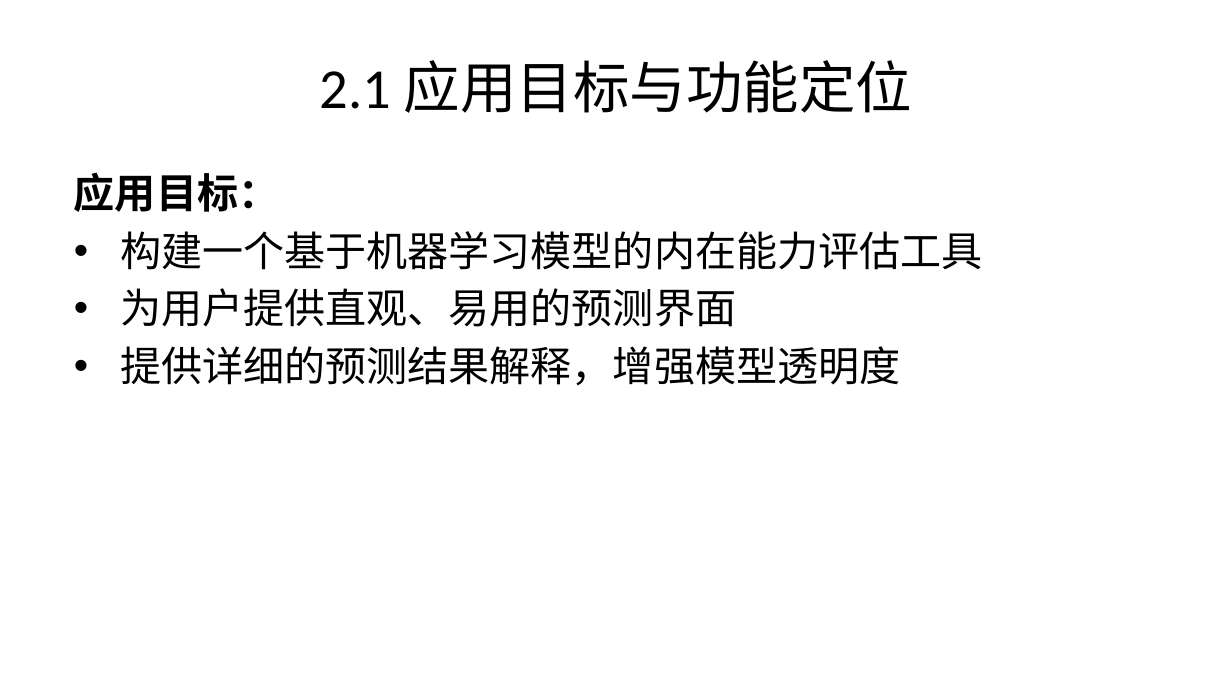
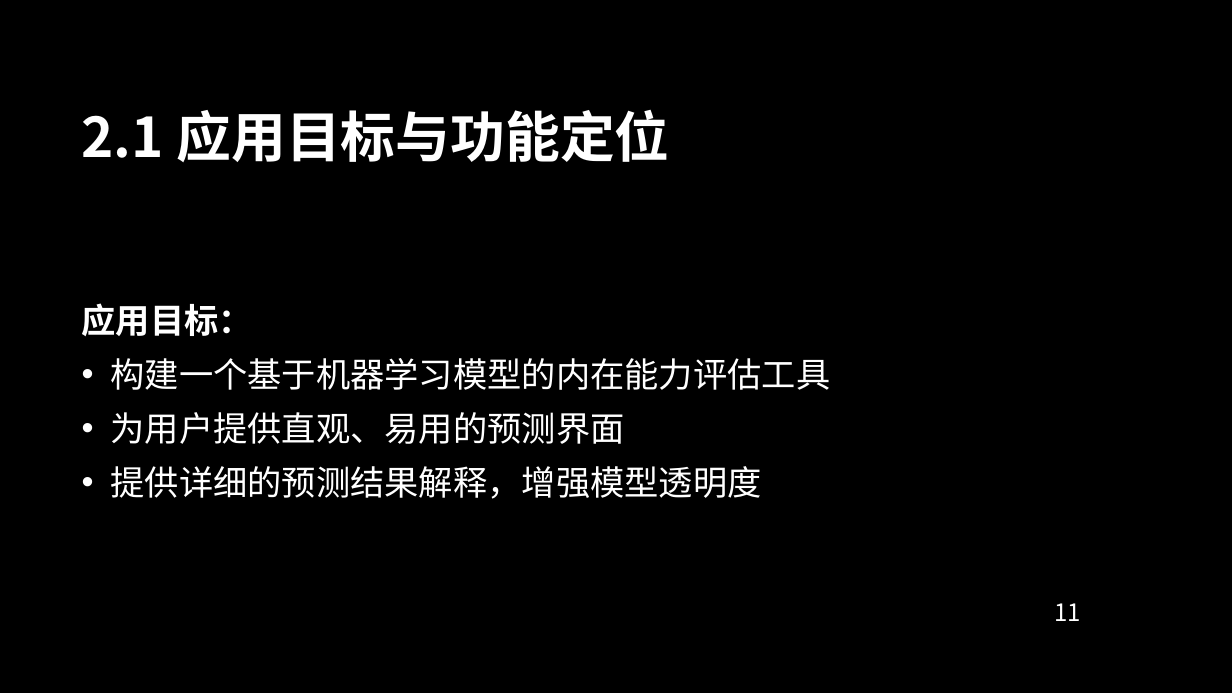
Before and after one commit to Kiriny1999/analysis-ic-model, a slide deck: slide 11 of shiny_app_documentation.pptx. Drawn at 1232x693 pixels with LibreOffice and Linux fonts; fonts in the diff are those of the drawing; background and template pictures are left out. Boxes give left, top, right and bottom in pixels: in the first picture for what was removed or moved away, otherwise in the second. Text is boxed around its words. In the diff, an @@ line names an element or a change of style, - is before the commit and + after.

```diff
--- a/shiny_app_documentation.pptx
+++ b/shiny_app_documentation.pptx
@@ background #FFFFFF to picture (left out) @@
@@ title "2.1 应用目标与功能定位": place and size @@
-title "2.1 应用目标与功能定位" at <box>320,60,912,113</box>
+title "2.1 应用目标与功能定位" at <box>82,110,670,162</box>
@@ title "2.1 应用目标与功能定位" at <box>82,110,670,162</box>: size 33 to 32 pt, font Calibri to Noto Sans CJK SC, text colour #000000 to #FFFFFF, bold on; alignment centre to left @@
@@ text "应用目标：": place and size @@
-text "应用目标：" at <box>74,172,982,386</box>
+text "应用目标：" at <box>82,303,830,499</box>
@@ text "应用目标：" at <box>82,303,830,499</box>: size 24 to 20 pt, font Calibri to Noto Sans CJK SC, text colour #000000 to #FFFFFF; more space between paragraphs; indent changed; vertical alignment top to middle @@
@@ page number added at <box>1054,603,1081,621</box>, 14 pt, text #FFFFFF @@
+11
```
Also in this commit, not shown: 49 other slides changed, 6 slides added, 3 slides removed, 2 other files.
